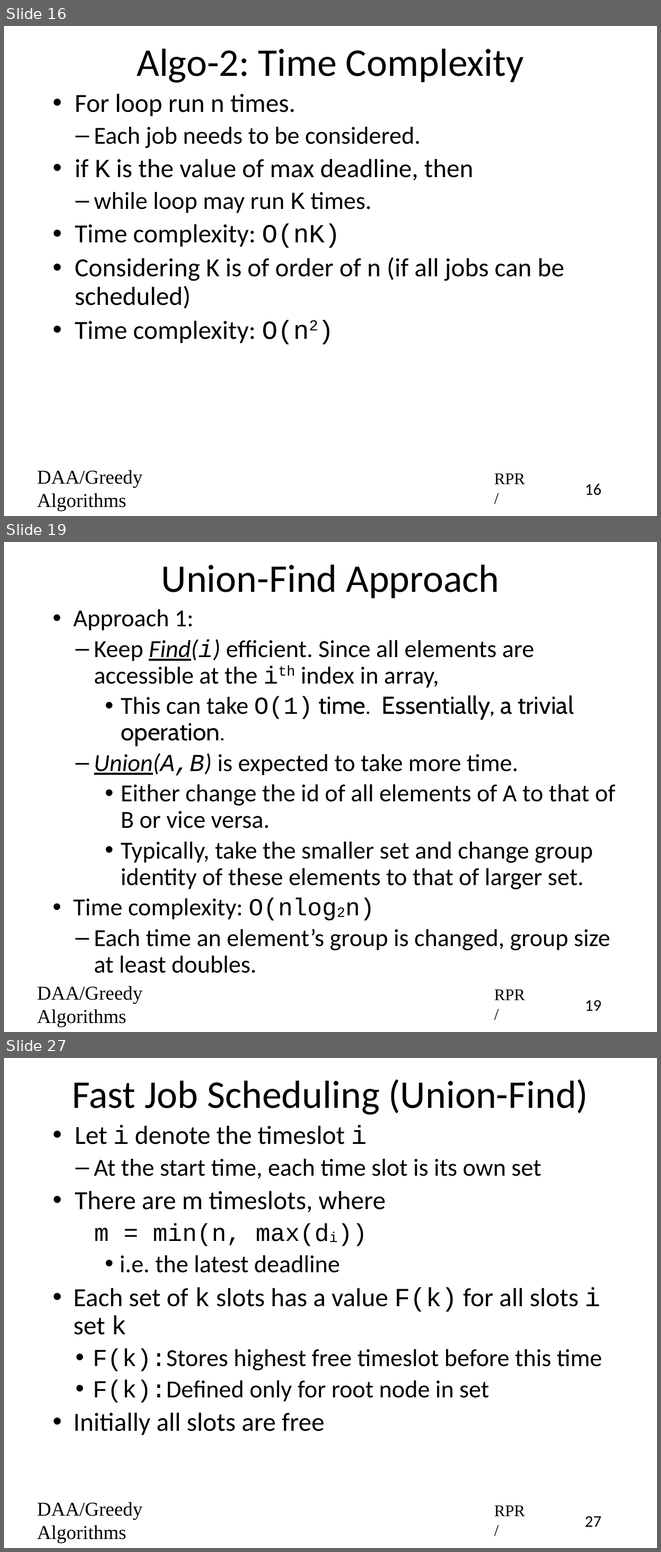
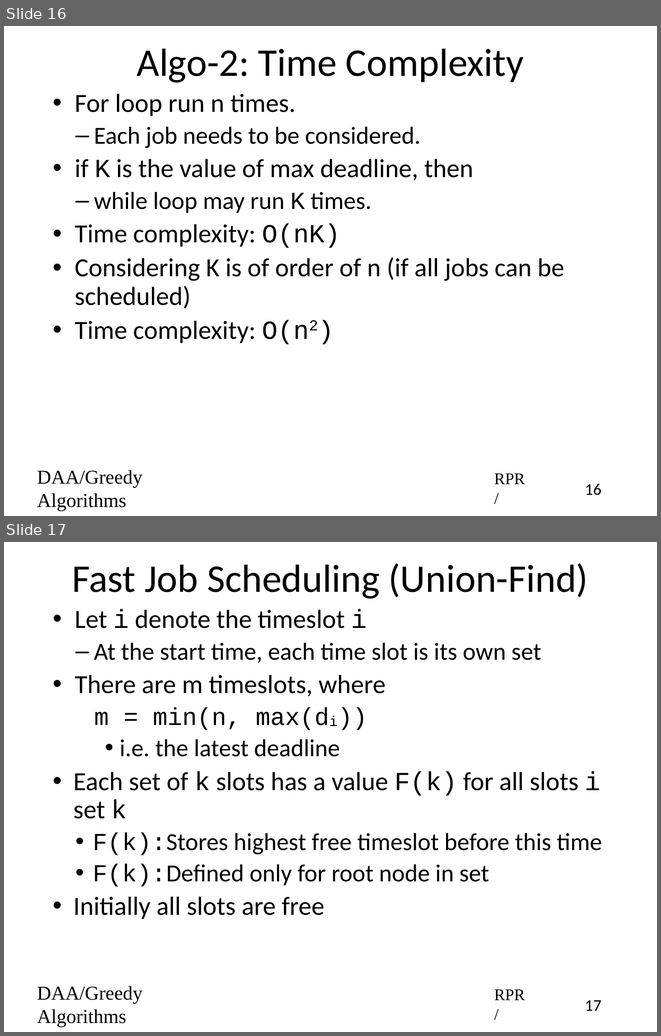
Before and after one commit to rprustagi/2019-17CS43-DAA, a slide deck: Slides-RPR/2019-H1-DAA-L23-Greedy-Algo-JobScheduling.pptx. Shown one above the other, each under a label of ours: slides 16, 19 and 27 before the commit, slides 16 and 17 after it; the slides between them are not shown. The pictures are 661x1552 and 661x1036 pixels, drawn with LibreOffice and Linux fonts; fonts in the diff are those of the drawing. Boxes give left, top, right and bottom in pixels: in the first picture for what was removed or moved away, otherwise in the second. Text is boxed around its words. In the diff, an @@ line names an element or a change of style, - is before the commit and + after.

```diff
--- a/Slides-RPR/2019-H1-DAA-L23-Greedy-Algo-JobScheduling.pptx
+++ b/Slides-RPR/2019-H1-DAA-L23-Greedy-Algo-JobScheduling.pptx
@@ slide 19 removed at (x1=4, y1=542, x2=657, y2=1032), background #FFFFFF @@
@@ title removed at (x1=161, y1=564, x2=499, y2=598) @@
-Union-Find Approach
@@ text removed at (x1=73, y1=609, x2=615, y2=973) @@
-• Approach 1:
-  – Keep Find(i) efficient. Since all elements are accessible at the ith index in array,
-    • This can take O(1) time. Essentially, a trivial operation.
-  – Union(A,B) is expected to take more time.
-    • Either change the id of all elements of A to that of B or vice versa.
-    • Typically, take the smaller set and change group identity of these elements to that of larger set.
-• Time complexity: O(nlog2n)
-  – Each time an element’s group is changed, group size at least doubles.
@@ text removed at (x1=37, y1=986, x2=142, y2=1027) @@
-DAA/Greedy Algorithms
@@ text removed at (x1=494, y1=989, x2=525, y2=1000) @@
-RPR/
@@ page number removed at (x1=585, y1=1000, x2=601, y2=1011) @@
-19
@@ what was slide 27 is now slide 17 @@
@@ page number at (x1=585, y1=1000, x2=601, y2=1011): text changed @@
-27
+17
```
Also in this commit, not shown: 3 slides changed, 9 other slides removed, 9 other files.
